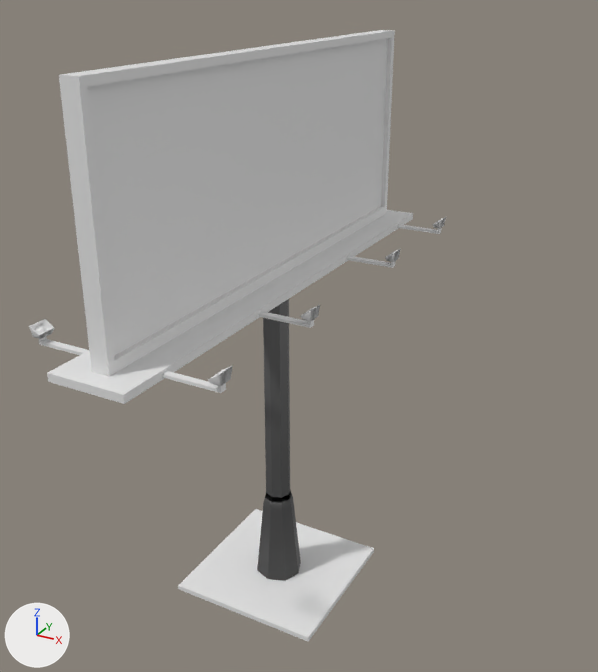
The FBX model Assets/3D Asset/BanguanFix/Props/VideoTron1.fbx as it was, and as the next commit left it.
Rendered twice from a 50 mm lens placed at (9.44, -21.96, 15.26), pointed at (0.44, -5.59, 7.07). The lights are fixed; the arrows at lower left show +X, +Y and +Z. The first picture is the older version. Objects named as collision shapes, trigger or cutter boxes, shadow casters or lower levels of detail are left out. Where no turn or scale is listed for an object, it has been applied to the vertices.
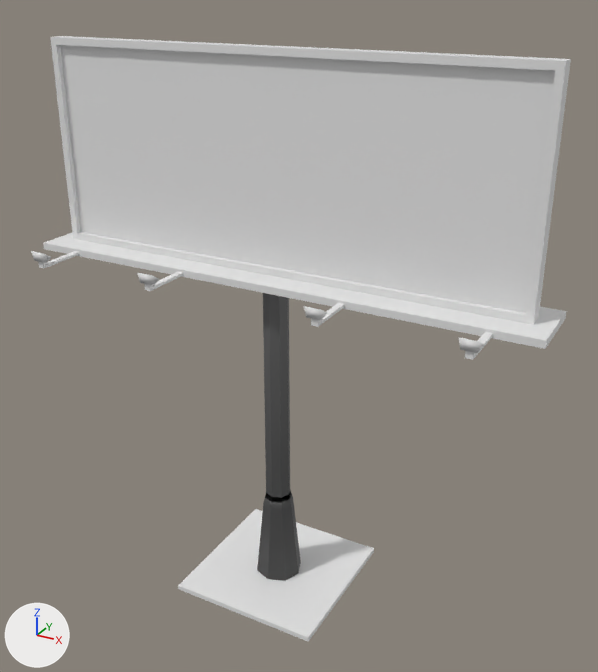
The newer file is also turned or shifted as a whole; pictures and numbers use the older file's frame.

The change, as a diff of the scene's bpy script:
```diff
--- a/Assets/3D Asset/BanguanFix/Props/VideoTron1.fbx.py
+++ b/Assets/3D Asset/BanguanFix/Props/VideoTron1.fbx.py
@@ me_plane_122 @@
+me_plane_122.from_pydata(...)  # 232 vertices, 216 faces; spans x -5.66..5.65, y -2.18..2.2, z 8.59..9.02
@@ me_plane_115_1 @@
+me_plane_115_1.from_pydata(...)  # 36 vertices, 37 faces; spans x -6.58..6.56, y -0.88..0.86, z 8.55..13.81
@@ ob_plane_056 @@
-ob_plane_056 = bpy.data.objects.new('Plane.056', me_plane_144)
-ob_plane_056.location = (-0.01, -0.49, 8.57)
@@ ob_plane_055 @@
-ob_plane_055 = bpy.data.objects.new('Plane.055', me_plane_117)
-ob_plane_055.location = (-2.13, 5.92, 0.23)
@@ ob_plane_054 @@
-ob_plane_054 = bpy.data.objects.new('Plane.054', me_plane_115)
-ob_plane_054.location = (-0.01, -5.92, 8.49)
@@ ob_lighttron_lod0 @@
+ob_lighttron_lod0 = bpy.data.objects.new('LightTron_LOD0', me_plane_122)
+ob_lighttron_lod0.location = (0.0, -5.92, 0.0)
@@ ob_screentron_lod0 @@
+ob_screentron_lod0 = bpy.data.objects.new('ScreenTron_LOD0', me_plane_115_1)
+ob_screentron_lod0.location = (0.0, -5.92, 0.0)
```

Boxes [x1, y1, x2, y2] around the edits, measured in the pictures (598 x 672 px):
'ScreenTron_LOD0', added
    after: [43, 36, 571, 349]
'Plane.055', deleted
    before: [59, 30, 395, 376]
'Plane.054', deleted
    before: [47, 210, 413, 404]
'Plane.056', deleted
    before: [29, 217, 446, 393]
'LightTron_LOD0', added
    after: [31, 251, 493, 360]
